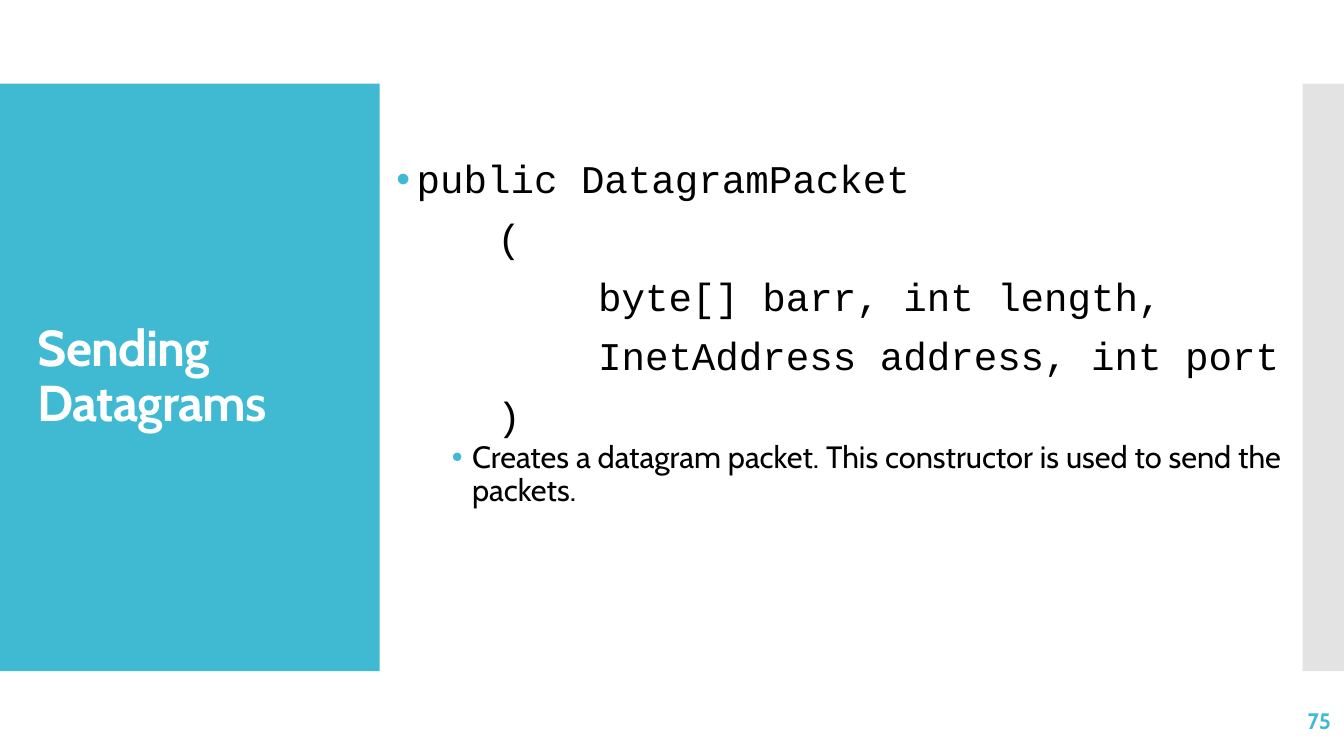
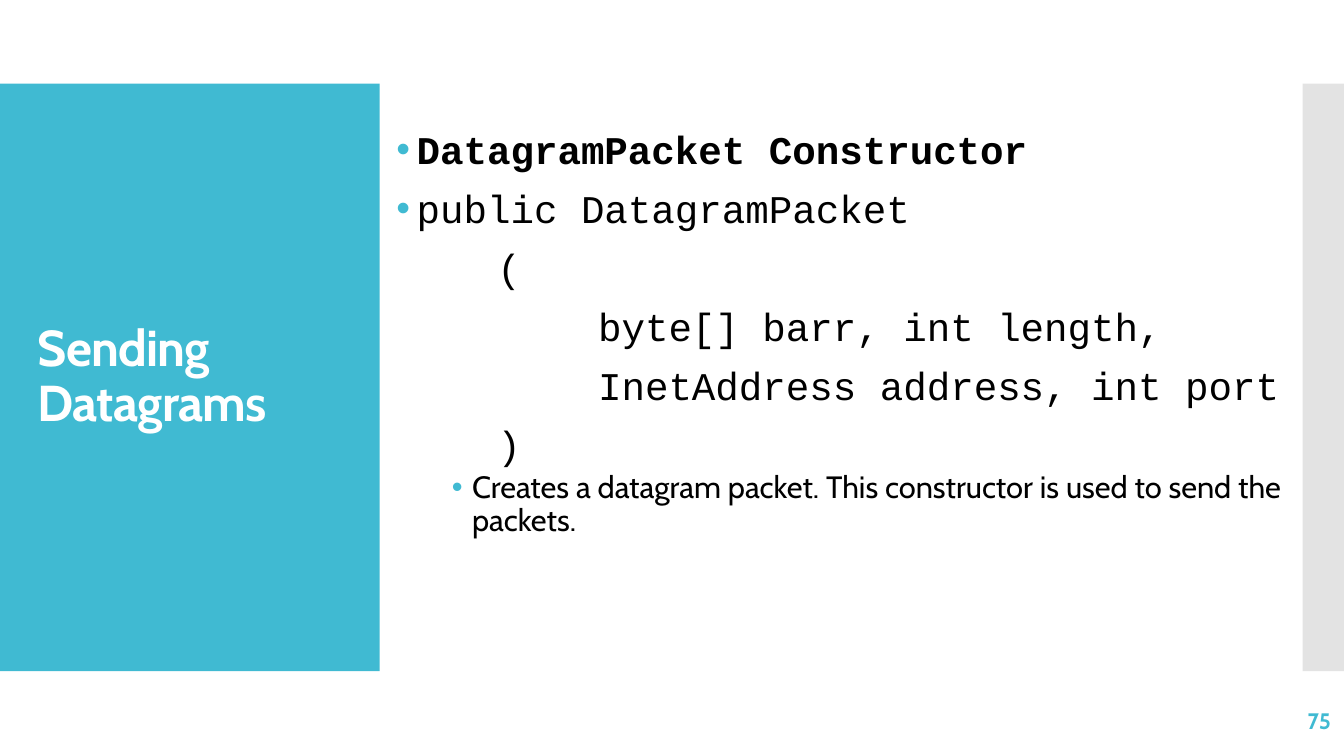
Before and after one commit to jrambasana/AJP2022-code, a slide deck: slide 75 of AJP Slides/AJP - Unit 1 - Java Networking.pptx. Drawn at 1344x756 pixels with LibreOffice and Linux fonts; fonts in the diff are those of the drawing. Boxes give left, top, right and bottom in pixels: in the first picture for what was removed or moved away, otherwise in the second. Text is boxed around its words. In the diff, an @@ line names an element or a change of style, - is before the commit and + after.

```diff
--- a/AJP Slides/AJP - Unit 1 - Java Networking.pptx
+++ b/AJP Slides/AJP - Unit 1 - Java Networking.pptx
@@ text at <box>417,135,1027,173</box>: paragraph added @@
+• DatagramPacket Constructor
```
Also in this commit, not shown: 5 other slides changed.
